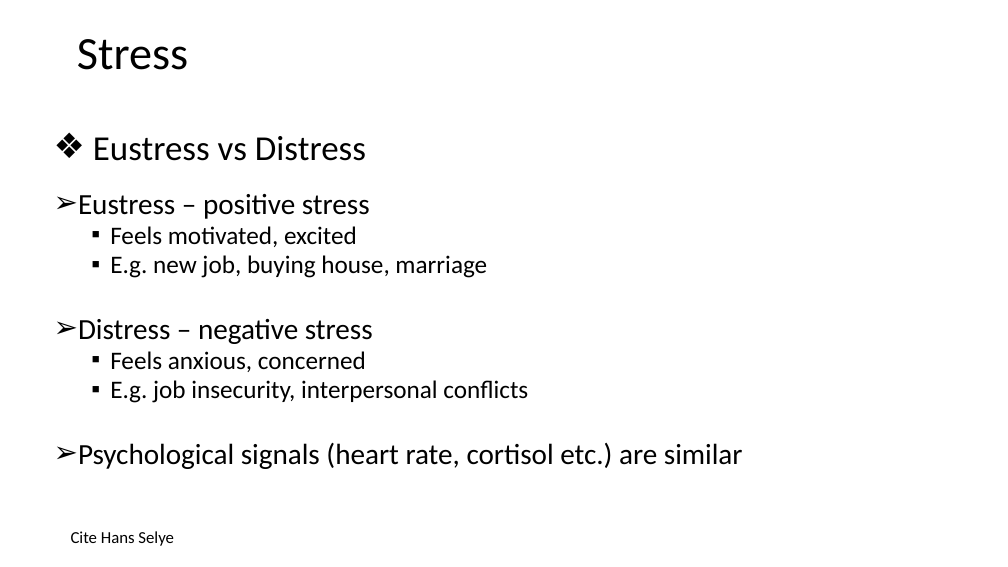
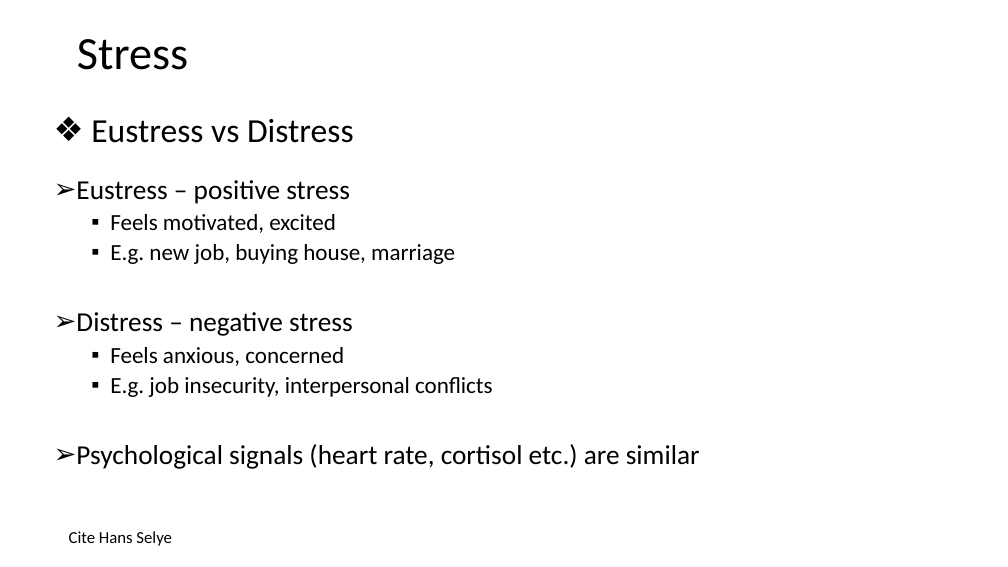
Before and after one commit to poojaprajod/stress-mindbot, a slide deck: slide 3 of Kick-off.pptx. Drawn at 1008x567 pixels with LibreOffice and Linux fonts; fonts in the diff are those of the drawing. Boxes give left, top, right and bottom in pixels: in the first picture for what was removed or moved away, otherwise in the second. Text is boxed around its words. In the diff, an @@ line names an element or a change of style, - is before the commit and + after.

```diff
--- a/Kick-off.pptx
+++ b/Kick-off.pptx
@@ text "Eustress vs Distress": place and size @@
-text "Eustress vs Distress" at bbox=[78, 136, 743, 469]
+text "Eustress vs Distress" at bbox=[76, 119, 700, 469]
@@ text "Eustress vs Distress" at bbox=[76, 119, 700, 469]: size 33.3 to 32 pt in "Eustress vs Distress"; size 27.8 to 26 pt in "Eustress – positive stress", "Distress – negative stress", "Psychological signals (heart rate, cortisol etc.) are ..."; size 24.1 to 22 pt in "Feels motivated, excited", "E.g. new job, buying house, marriage", "Feels anxious, concerned", "E.g. job insecurity, interpersonal conflicts"; line spacing 0.8 to 0.9 @@
```
Also in this commit, not shown: 3 other slides changed, 4 slides added.
